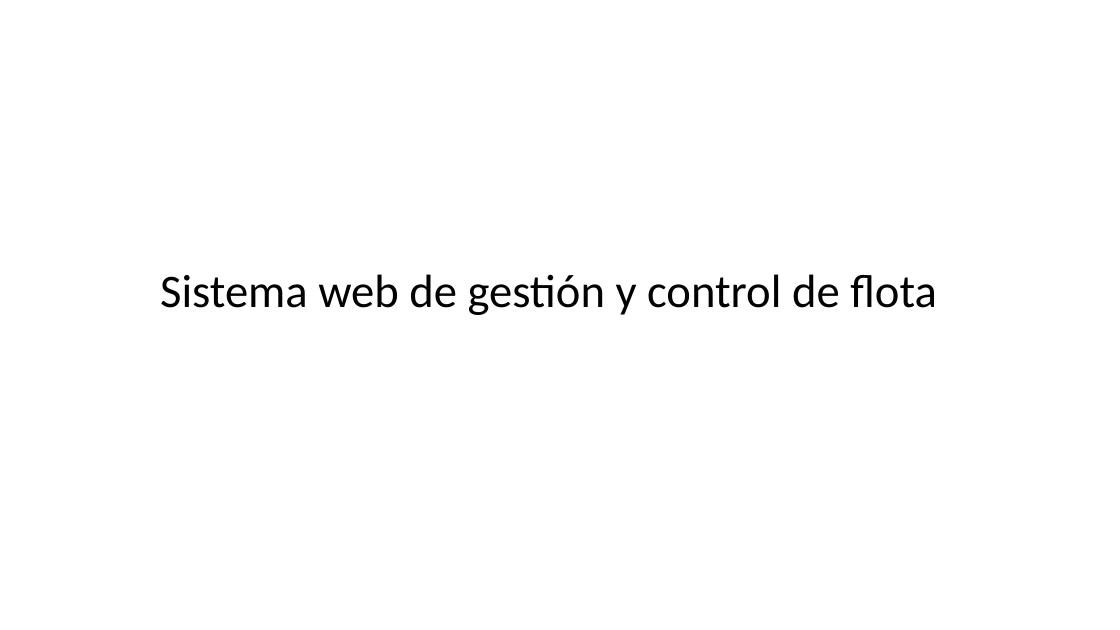
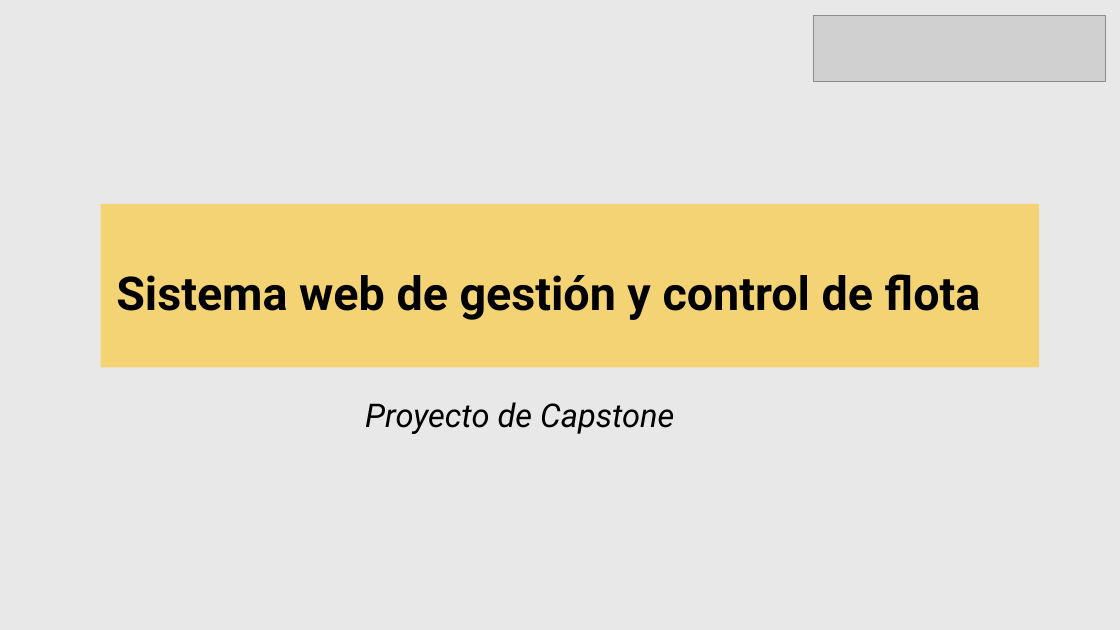
Before and after one commit to Ikvillaseca/capstoneADI, a slide deck: slide 1 of Fase 3/Evidencias Grupales/Presentación Final del proyecto (Español).pptx. Drawn at 1120x630 pixels with LibreOffice and Linux fonts; fonts in the diff are those of the drawing; grey boxes stand for pictures. Boxes give left, top, right and bottom in pixels: in the first picture for what was removed or moved away, otherwise in the second. Text is boxed around its words. In the diff, an @@ line names an element or a change of style, - is before the commit and + after.

```diff
--- a/Fase 3/Evidencias Grupales/Presentación Final del proyecto (Español).pptx
+++ b/Fase 3/Evidencias Grupales/Presentación Final del proyecto (Español).pptx
@@ background #FFFFFF to #E8E8E8 @@
@@ picture added at [813, 16, 1106, 82] @@
@@ rectangle added at [101, 204, 1039, 368], fill #FFC000 at 50% opacity @@
@@ title "Sistema web de gestión y ...": place and size @@
-title "Sistema web de gestión y ..." at [160, 274, 937, 315]
+title "Sistema web de gestión y ..." at [116, 274, 981, 320]
@@ title "Sistema web de gestión y ..." at [116, 274, 981, 320]: font Calibri to Roboto, bold on @@
@@ text added at [365, 402, 674, 434], 28 pt, text #000000, italic @@
+Proyecto de Capstone
```
Also in this commit, not shown: 19 other slides changed, 15 slides added, 4 slides removed.
